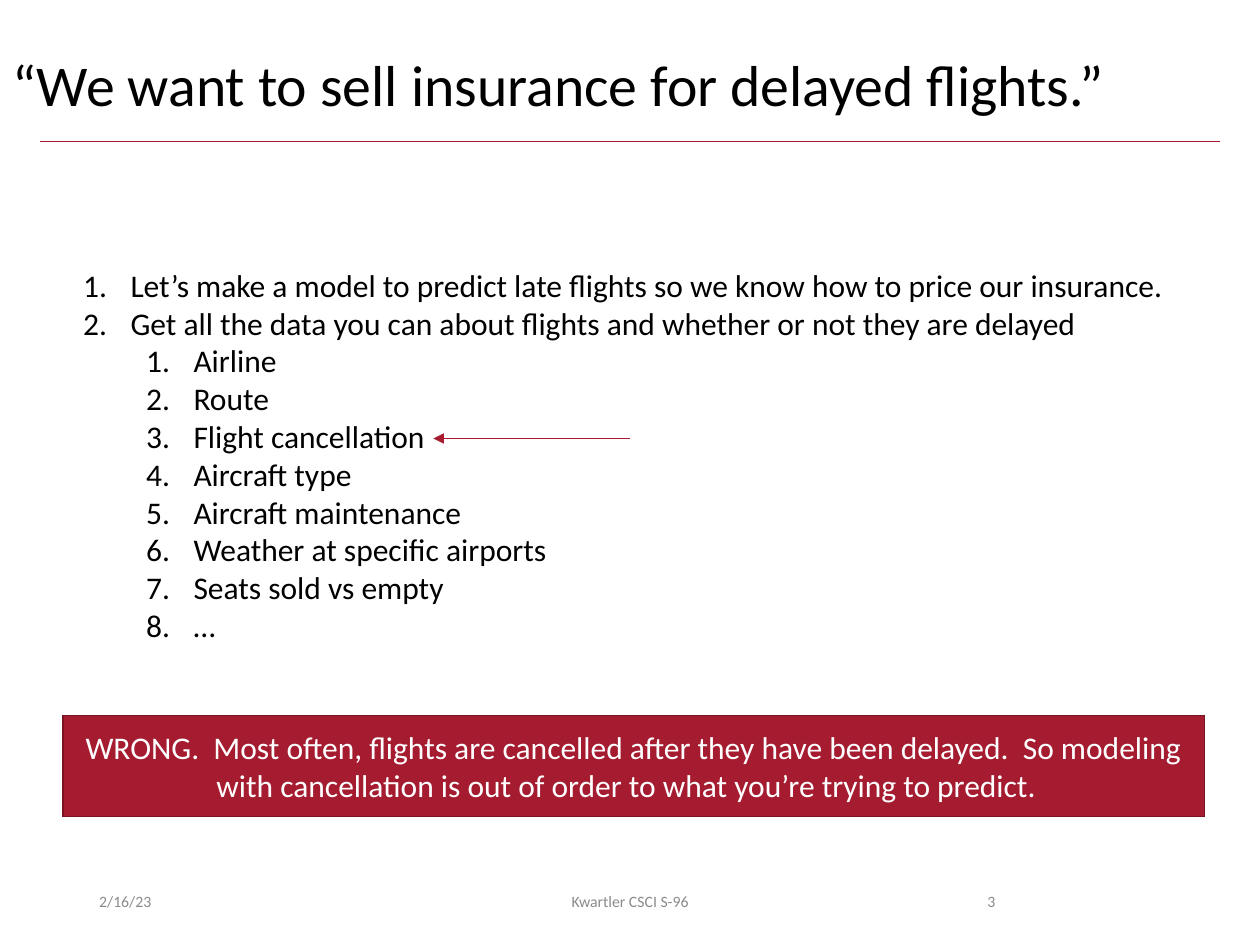
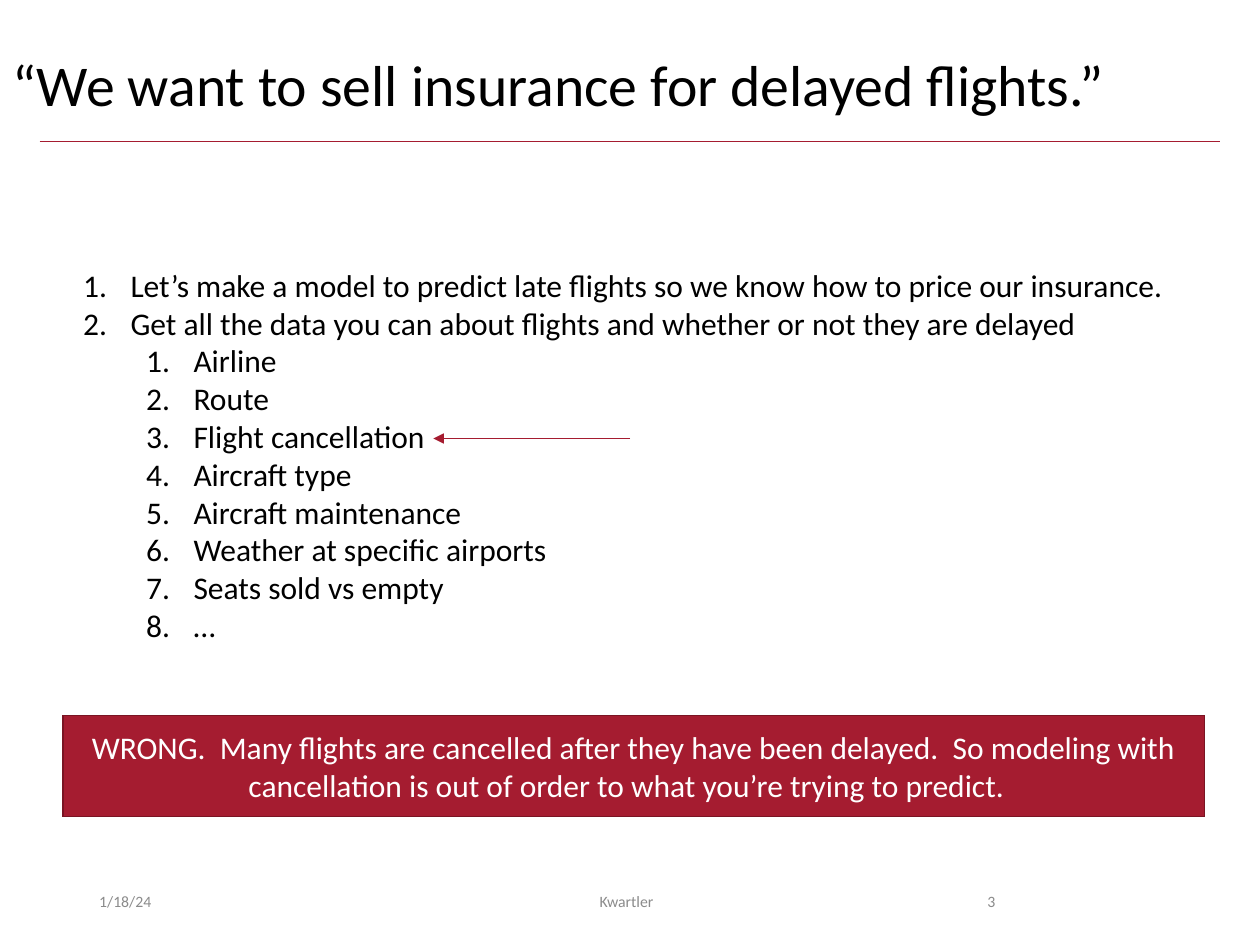
Before and after one commit to kwartler/Hult_Visualizing_Analyzing_Data_with_R, a slide deck: slide 3 of Lessons/B_Intro_to_Analytics/B_EDA_Practice.pptx. Drawn at 1260x945 pixels with LibreOffice and Linux fonts; fonts in the diff are those of the drawing. Boxes give left, top, right and bottom in pixels: in the first picture for what was removed or moved away, otherwise in the second. Text is boxed around its words. In the diff, an @@ line names an element or a change of style, - is before the commit and + after.

```diff
--- a/Lessons/B_Intro_to_Analytics/B_EDA_Practice.pptx
+++ b/Lessons/B_Intro_to_Analytics/B_EDA_Practice.pptx
@@ text in rectangle at <box>92,737,1175,803</box>: text changed @@
-WRONG. Most often, flights are cancelled after they have been delayed. So modeling with cancellation is out of order to what you’re trying to predict.
+WRONG. Many flights are cancelled after they have been delayed. So modeling with cancellation is out of order to what you’re trying to predict.
@@ text at <box>99,896,151,908</box>: text changed @@
-2/16/23
+1/18/24
@@ text at <box>600,896,654,907</box>: text changed @@
-Kwartler CSCI S-96
+Kwartler
```
Also in this commit, not shown: 12 other slides changed, 9 other files.
